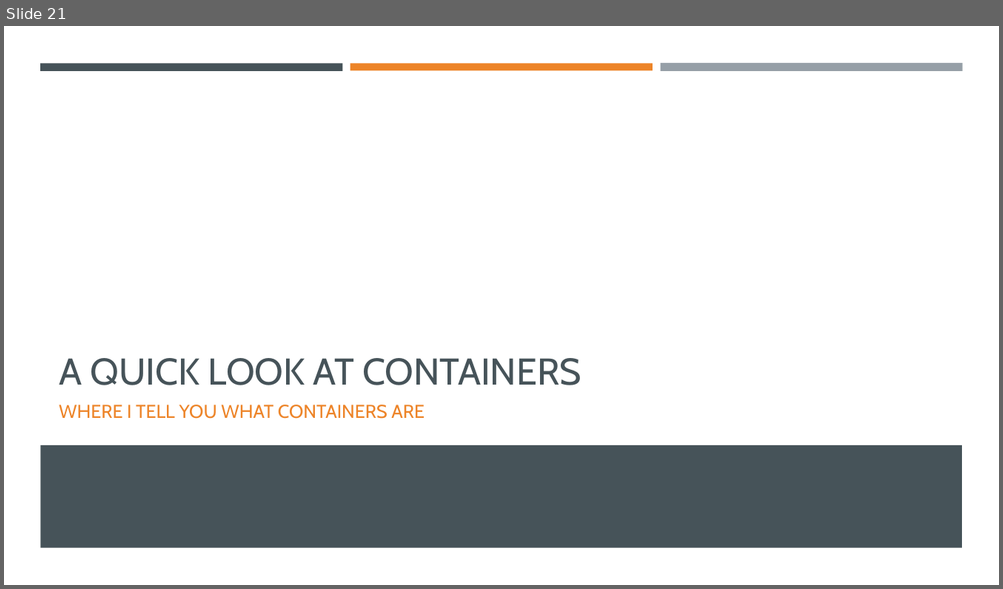
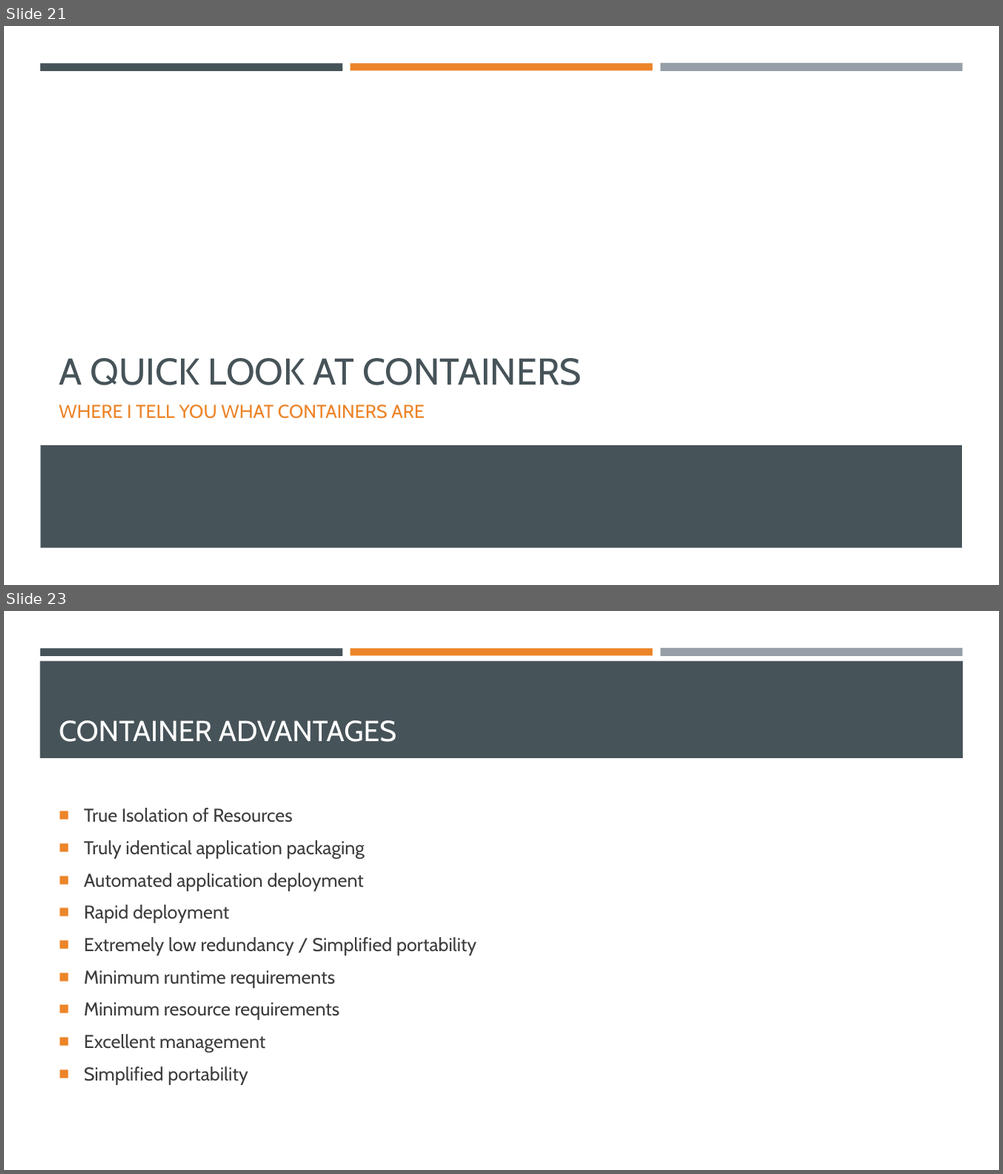
Before and after one commit to EnterpriseProductsLP/introduction-to-docker, a slide deck: presentation/presentation.pptx. Shown one above the other, each under a label of ours: slide 21 before the commit, slides 21 and 23 after it; the slides between them are not shown. The pictures are 1003x589 and 1003x1174 pixels, drawn with LibreOffice and Linux fonts; fonts in the diff are those of the drawing. Boxes give left, top, right and bottom in pixels: in the first picture for what was removed or moved away, otherwise in the second. Text is boxed around its words. In the diff, an @@ line names an element or a change of style, - is before the commit and + after.

Commit message:
Added 'A look at containers' section to presentation.

```diff
--- a/presentation/presentation.pptx
+++ b/presentation/presentation.pptx
@@ slide 23 added at [4,611,999,1170], background #FFFFFF; not listed: 3 template elements that a slide beside it also shows @@
@@ rectangle added at [40,661,963,758], fill #465359 @@
@@ title added at [59,721,396,742], 28 pt, text #FFFFFF @@
+CONTAINER ADVANTAGES
@@ text added at [84,808,476,1085], 18 pt, text #3D3D3D @@
+■ True Isolation of Resources
+■ Truly identical application packaging
+■ Automated application deployment
+■ Rapid deployment
+■ Extremely low redundancy / Simplified portability
+■ Minimum runtime requirements
+■ Minimum resource requirements
+■ Excellent management
+■ Simplified portability
```
Also in this commit, not shown: 1 slide changed.
